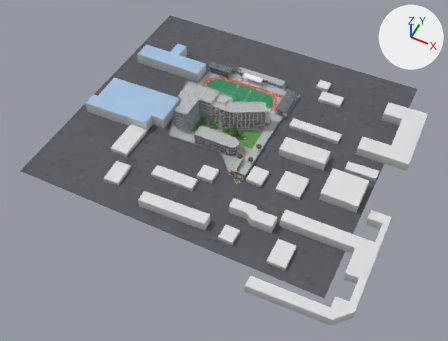
Renders of the glTF model public/models/west-campus.glb from each side of a commit.
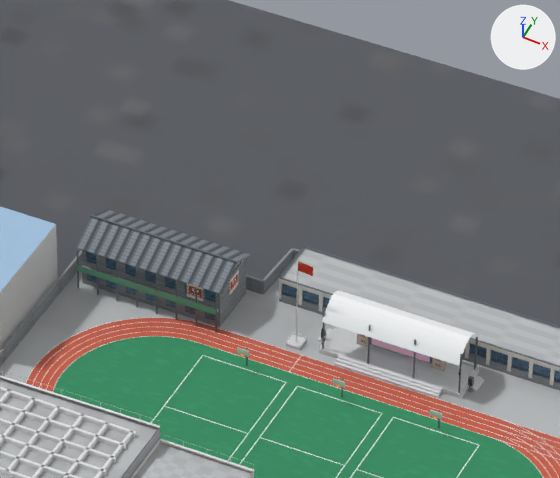
The first picture shows the older version from a 50 mm camera at (150.0, -326.0, 417.0) aimed at (-22.0, 18.0, -13.0). The close-ups show the older and then the newer version on the part from 44% to 61% of the width and 10% to 29% of the height of that picture. Only the edits that show in the close-ups are written down. Arrows for +X, +Y and +Z are at upper right; the lights stay in place. Vertices at exactly the same position are counted once.

The scene before the commit, as lines of its bpy script (objects in view):
```python
ob_campus_ground_west = bpy.data.objects.new('Campus_Ground_West', me_campus_ground_west)
ob_campus_ground_west.location = (0.0, 0.0, 0.0)
ob_context_west = bpy.data.objects.new('Context_West', me_context_west)
ob_context_west.location = (0.0, 0.0, 0.0)
ob_w_p1 = bpy.data.objects.new('W-P1', me_w_p1)
ob_w_p1.location = (0.0, 0.0, 0.0)
ob_w_p2 = bpy.data.objects.new('W-P2', me_w_p2)
ob_w_p2.location = (0.0, 0.0, 0.0)
# also in view: 'W-H1' at (-81.0, 129.0, 4.0); 'W-B2' at (-48.0, 69.0, 12.0); 'W-B5' at (-39.0, 138.0, 2.0); 'W-B1' at (-73.0, 55.0, 13.0)
```
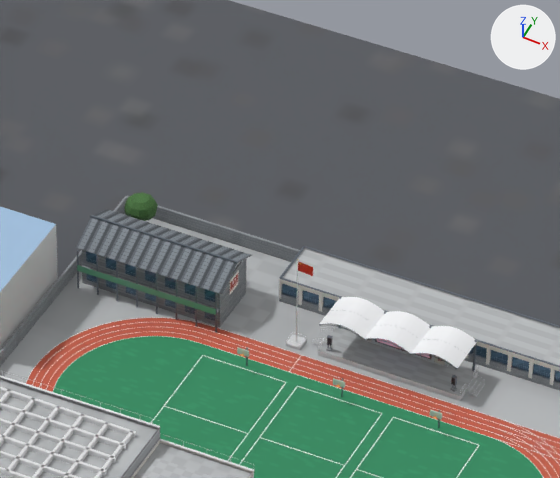
What differs and where, as boxes [x1, y1, x2, y2] in the close-ups (560 x 478 px; the box of a moved part takes in the faces that stretch with it):
'W-P2', reshaped
    before: [286, 262, 484, 399]
    after: [286, 262, 485, 401]
part 1 of me_campus_ground_west, deleted
    before: [246, 275, 263, 294]
part 2 of me_campus_ground_west, deleted
    before: [262, 248, 293, 294]
part 3 of me_campus_ground_west, moved or reshaped
    before: [0, 248, 560, 438]
    after: [0, 196, 560, 438]
part 4 of me_w_p2, moved or reshaped
    before: [319, 327, 479, 399]
    after: [318, 326, 478, 401]
part 5 of me_w_p2, added
    after: [375, 339, 432, 359]
part 6 of me_w_p2, moved or reshaped
    before: [321, 332, 325, 339]
    after: [327, 338, 331, 345]
part 7 of me_w_p2, moved or reshaped
    before: [468, 379, 472, 386]
    after: [451, 378, 455, 385]
part 8 of me_w_p2, rebuilt
    before: [474, 337, 478, 370]
    after: [472, 340, 477, 371]
part 9 of me_w_p2, rebuilt (14% narrower, 26% shorter)
    before: [370, 338, 432, 364]
    after: [377, 339, 430, 358]
part 10 of me_w_p2, deleted
    before: [318, 310, 484, 398]
part 11 of me_w_p2, cut back
    before: [320, 291, 482, 391]
    after: [312, 297, 485, 397]
part 12 of me_context_west, added
    after: [124, 203, 158, 221]
part 13 of me_context_west, added
    after: [124, 193, 158, 217]
part 14 of me_context_west, added
    after: [128, 192, 154, 210]

What changed in the scene script:
```text
Change me_campus_ground_west:
    used by ob_campus_ground_west; location = (0.0, 0.0, 0.0)
    remove me_campus_ground_west.from_pydata(...)  # 533 vertices, 750 faces; spans x -180.0..110.0, y -75.0..195.0, z 0.0..2.0
    add me_campus_ground_west.from_pydata(...)  # 519 vertices, 726 faces; spans x -180.0..110.0, y -75.0..195.0, z 0.0..2.0
    me_campus_ground_west part 1: the loose piece of 8 vertices spanning x -94.0..-68.0, y 134.0, z 0.0..2.0 is deleted
    me_campus_ground_west part 2: the loose piece of 8 vertices spanning x -68.0..-67.0, y 134.0..143.0, z 0.0..2.0 is deleted
    me_campus_ground_west part 3: 8 vertices moved from x -94.0..-67.0, y 134.0..143.0, z 0.0..2.0 to x -94.0, y 142.0..143.0, z 0.0..2.0; 3 vertices removed from x -94.0..-67.0, y 134.0..143.0, z 0.0; 5 vertices added at x -94.0..-65.0, y 125.0..143.0, z 0.0
Change me_w_p2:
    used by ob_w_p2; location = (0.0, 0.0, 0.0)
    remove me_w_p2.from_pydata(...)  # 566 vertices, 808 faces; spans x -59.9..-31.7, y 124.6..132.7, z 0.0..15.1
    add me_w_p2.from_pydata(...)  # 1708 vertices, 1720 faces; spans x -59.9..-31.3, y 124.8..131.6, z 0.0..15.1
    me_w_p2 part 4: the loose piece of 8 vertices spanning x -55.0..-33.0, y 126.0..132.0, z 0.0..0.9 is moved by (0.0, -0.5, 0.0)
    me_w_p2 part 5: a new loose piece, a box spanning x -48.35..-39.65, y 130.25..130.37, z 1.38..5.32, in mat_mat_gates
    me_w_p2 part 6: the loose piece of 4 vertices spanning x -55.6..-55.1, y 127.9..128.0, z 1.1..2.3 is moved by (1.8, -1.8, 0.8)
    me_w_p2 part 7: the loose piece of 4 vertices spanning x -32.9..-32.4, y 127.9..128.0, z 1.1..2.3 is moved by (-1.8, -1.8, 0.8)
    me_w_p2 part 8: the loose piece of 17 vertices spanning x -33.7..-33.3, y 131.4..131.8, z 0.9..6.7 is rebuilt with 21 vertices and now spans x -33.8..-33.4, y 131.2..131.6, z 0.0..6.2
    me_w_p2 part 9: the loose piece of 8 vertices spanning x -48.7..-39.3, y 129.4..130.1, z 1.4..5.8 is rebuilt with 4 vertices and now spans x -48.1..-39.9, y 130.2, z 1.6..5.1, in mat_mat_stageled
    me_w_p2 part 10: 24 loose pieces with 208 vertices, spanning x -56.3..-31.7, y 124.6..130.9, z 0.0..7.7, are deleted
    me_w_p2 part 11: 76 vertices removed from x -55.9..-32.1, y 125.5..132.7, z 0.0..8.6; 1278 vertices added at x -56.7..-31.3, y 124.8..131.6, z 0.0..7.4
    other edits to the shape of me_w_p2 do not show in these pictures
Change me_context_west:
    used by ob_context_west; location = (0.0, 0.0, 0.0)
    remove me_context_west.from_pydata(...)  # 610 vertices, 849 faces; spans x -171.0..135.0, y -97.0..160.0, z 0.0..12.0
    add me_context_west.from_pydata(...)  # 688 vertices, 960 faces; spans x -171.0..135.0, y -97.0..160.0, z 0.0..12.0
    me_context_west part 12: the loose piece of 21 vertices spanning x -38.0..-32.0, y 48.0..54.0, z 5.0..6.0 is copied, and the copy is moved by (-54.0, 88.0, -1.0); it spans x -92.0..-87.0, y 136.0..141.0, z 4.0..5.0
    me_context_west part 13: the loose piece of 21 vertices spanning x -38.0..-32.0, y 48.0..54.0, z 5.0..6.0 is copied, and the copy is moved by (-54.0, 88.0, 0.0); it spans x -92.0..-87.0, y 136.0..141.0, z 5.0..6.0
    me_context_west part 14: the loose piece of 21 vertices spanning x -37.0..-33.0, y 49.0..53.0, z 6.0..7.0 is copied, and the copy is moved by (-54.0, 88.0, -1.0); it spans x -92.0..-87.0, y 137.0..140.0, z 6.0..7.0
    other edits to the shape of me_context_west do not show in these pictures
```
